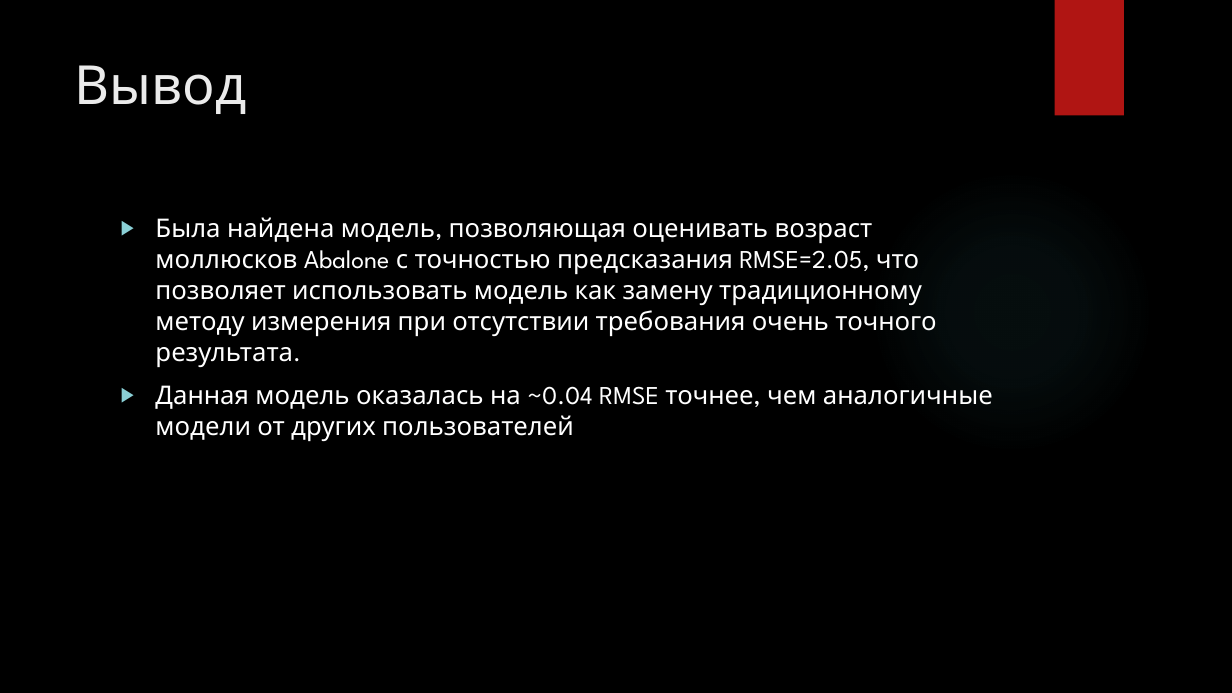
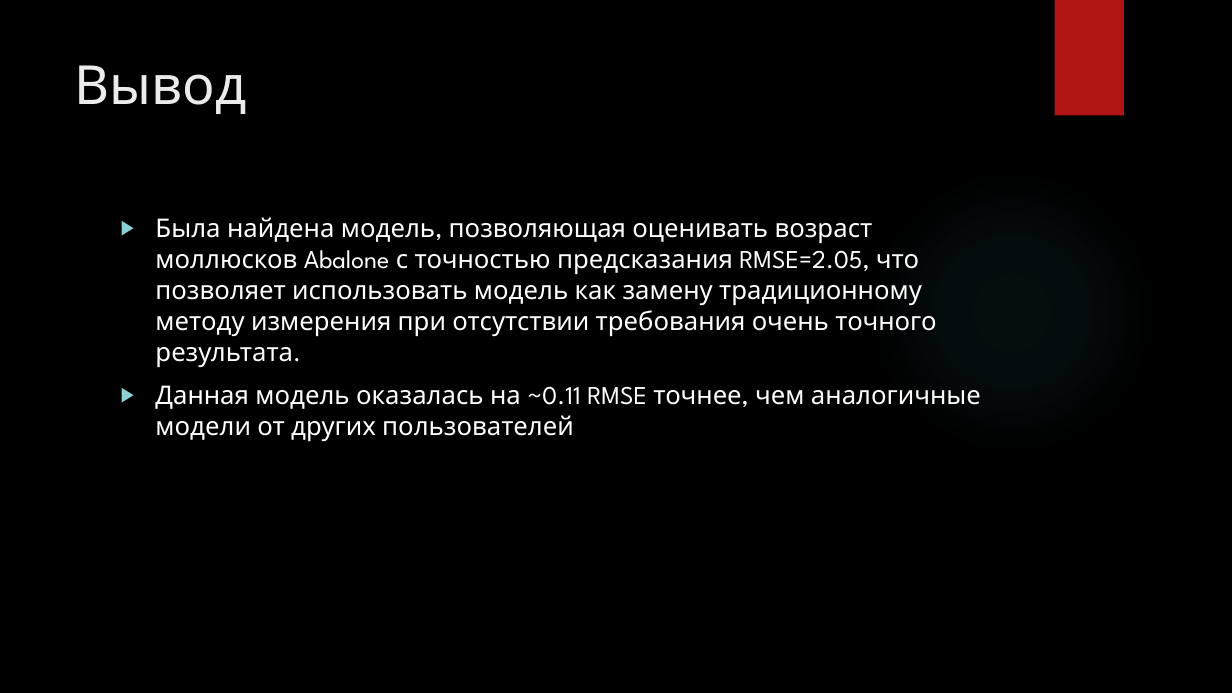
Before and after one commit to CherryYu-beep/BidDataProject, a slide deck: slide 13 of Регрессионный анализ возрастных изменений моллюсков на.pptx. Drawn at 1232x693 pixels with LibreOffice and Linux fonts; fonts in the diff are those of the drawing; background and template pictures are left out. Boxes give left, top, right and bottom in pixels: in the first picture for what was removed or moved away, otherwise in the second. Text is boxed around its words. In the diff, an @@ line names an element or a change of style, - is before the commit and + after.

```diff
--- a/Регрессионный анализ возрастных изменений моллюсков на.pptx
+++ b/Регрессионный анализ возрастных изменений моллюсков на.pptx
@@ text at (155,385,981,441): text changed @@
-▶ Данная модель оказалась на ~0.04 RMSE точнее, чем аналогичные модели от других пользователей
+▶ Данная модель оказалась на ~0.11 RMSE точнее, чем аналогичные модели от других пользователей
```
Also in this commit, not shown: 1 other slide changed, 1 other file.
